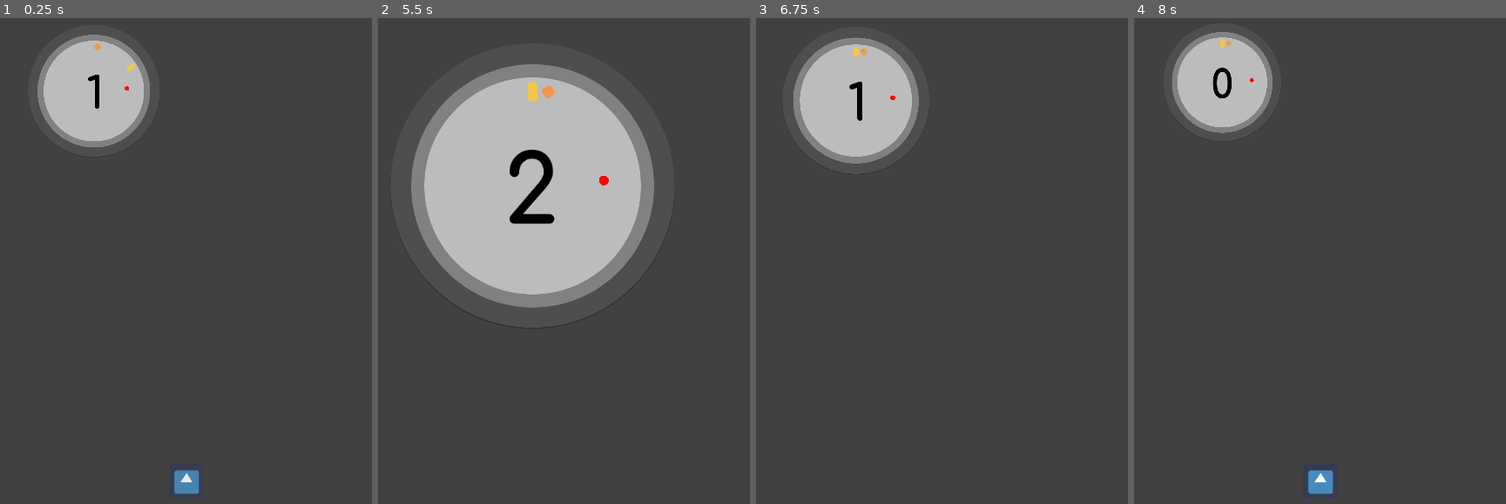
Above: before the commit, frames 1-4 (left to right).
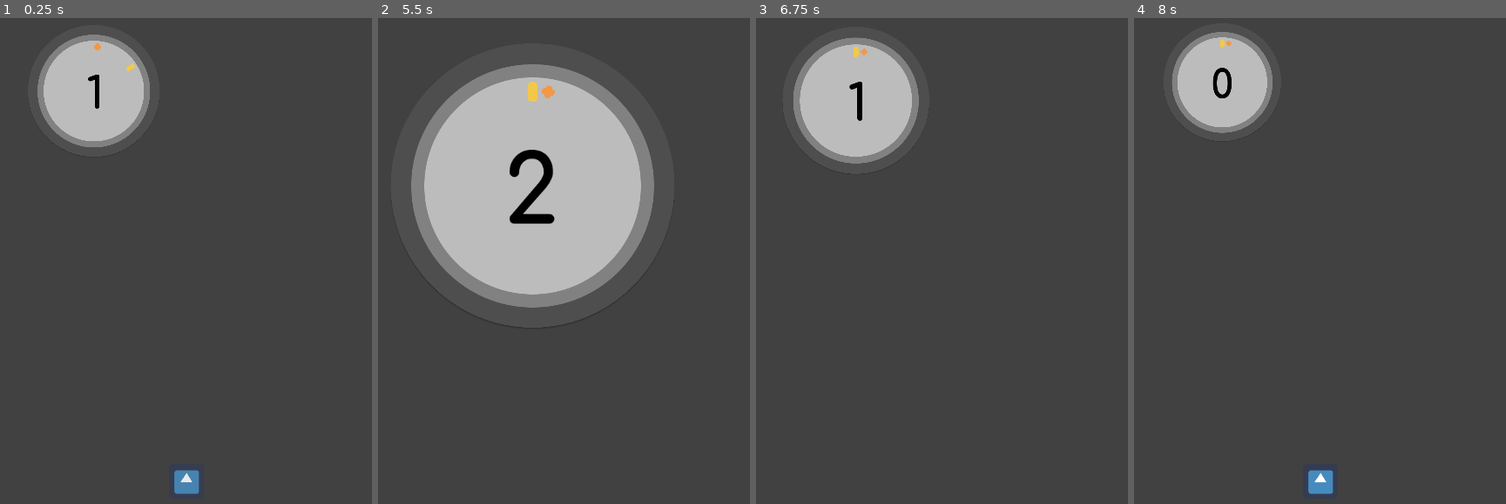
Above: after the commit, the same moments.

Repository: takecare/popthelock
Game: Godot game, scene res://scenes/Start.tscn
The game is run twice, just before and just after one commit, with the same random seed, the same clock (stepped at 60 frames per second) and the same inputs. The engine's default icon, where the game draws it, is replaced by a stand-in: a white triangle on a blue panel in a dark square.
Inputs (mouse positions are in pixels of both pictures, inside the frame that each line leads up to):
- Up to frame 1 (0.25 s): no input
- Up to frame 2 (5.5 s): click (564, 479) at 0.5 s; tap Enter at 1.25, 2.75, 4.25 s; move the mouse to (649, 231) at 1.27 s; hold W 1.28-2.03 s; click (649, 231) at 1.35 s; tap Space at 2, 3.5, 5 s; move the mouse to (485, 304) at 2.02 s; hold S 2.03-2.78 s; click (485, 304) at 2.1 s; move the mouse to (604, 115) at 2.77 s; hold W 2.78-4.28 s; tap G at 2.85 s; click (604, 115) at 3.05 s; move the mouse to (545, 406) at 3.52 s; tap H at 3.6 s; click (545, 406) at 3.8 s; move the mouse to (683, 372) at 4.27 s; hold S from 4.28 s (still down); tap J at 4.35 s; click (683, 372) at 4.55 s; move the mouse to (448, 163) at 5.02 s; tap Z at 5.1 s; click (448, 163) at 5.3 s
- Up to frame 3 (6.75 s): move the mouse to (960, 265) at 5.77 s; tap X at 5.85 s; click (960, 265) at 6.05 s; move the mouse to (882, 90) at 6.52 s; release S at 6.53 s; hold W from 6.53 s (still down); tap P at 6.6 s
- Up to frame 4 (8 s): keep holding W; click (1260, 90) at 6.8 s; move the mouse to (1405, 231) at 7.27 s; tap O at 7.35 s; click (1405, 231) at 7.55 s

The runs differ from the first frame. In frame 1, less than 0.1% of the frame differs, in the area x 33-35%, y 14-15%; in frame 2, less than 0.1%, in the area x 44-63%, y 14-35%; in frame 3, less than 0.1%; in frame 4, less than 0.1%.

Commit message:
clean up

Diff:
--- a/scenes/Crosshair.tscn
+++ b/scenes/Crosshair.tscn
@@ -18,6 +18,3 @@
 [node name="Sprite" type="Sprite" parent="."]
 visible = false
 texture = ExtResource( 6 )
-
-[connection signal="on_target_hit" from="Body" to="." method="_target_hit"]
-[connection signal="on_target_missed" from="Body" to="." method="_target_missed"]
--- a/scripts/Crosshair.gd
+++ b/scripts/Crosshair.gd
@@ -41,16 +41,8 @@
 
 
 func _on_target_area_entered() -> void:
-#  $Body._on_target_area_entered()
   is_inside = true
-  pass
 
 
 func _on_target_area_exited() -> void:
-#  $Body._on_target_area_exited()
   is_inside = false
-  pass
-
-
-func _draw() -> void:
-  draw_circle(position, 25.0, Color.red)
--- a/scripts/CrosshairBody.gd
+++ b/scripts/CrosshairBody.gd
@@ -1,11 +1,4 @@
 class_name CrosshairBody extends "Rotatable.gd"
-
-# we emit these signals so our parent (Crosshair) receives them and then emits
-# its own signals to up above
-signal on_target_hit
-signal on_target_missed
-
-var is_inside: bool = false
 
 
 func _ready() -> void:
@@ -14,46 +7,5 @@
   $SmallerSprite.visible = false # used for animation only
 
 
-func _physics_process(_delta: float) -> void:
-  if !Input.is_action_just_pressed("click"):
-    return
-#  if is_inside:
-#    _target_hit()
-#  else:
-#    _target_missed()
-
-
 func increase_rotation_around_by(point: Vector2, angle: float) -> void:
   .increase_rotation_around_by(point, angle)
-
-
-func _target_hit() -> void:
-  emit_signal("on_target_hit")
-
-
-func _target_missed() -> void:
-  emit_signal("on_target_missed")
-
-
-# TODO how to determine how much both areas overlap?
-# A: consider dividing the current collision shape into at least 3, whilst maintaining
-# the same position - i.e. the 3 new shapes should form the current one. this way we
-# can say that it's only a hit if the crosshair is overlapping all 3 areas (or 2)
-# instead of just one
-
-# to be connected to Target's area_entered signal, letting us know that an area2d
-# has entered its (Target's) area2d. we don't actually check which area2d it is
-# because at any moment in the game, we only have two overlapping area2d
-# (crosshair and target areas)
-func _on_target_area_entered() -> void:
-  print("[xhair body] area entered")
-  is_inside = true
-
-
-func _on_target_area_exited() -> void:
-  print("[xhair body] area exited")
-  is_inside = false
-
-
-func _draw() -> void:
-  draw_circle(position, 25.0, Color.blue)
--- a/scripts/Main.gd
+++ b/scripts/Main.gd
@@ -62,7 +62,6 @@
 func _on_target_hit() -> void:
   if !is_playing or $Game/Score.in_progress:
     return
-  print("> target hit!")
   replace_target()
   decrease_count()
   if count == 0:
@@ -96,7 +95,6 @@
 func _on_target_missed() -> void:
   if !is_playing:
     return
-  print("> target missed!")
   back_to_()
   level = 0
   count = progression[level]
